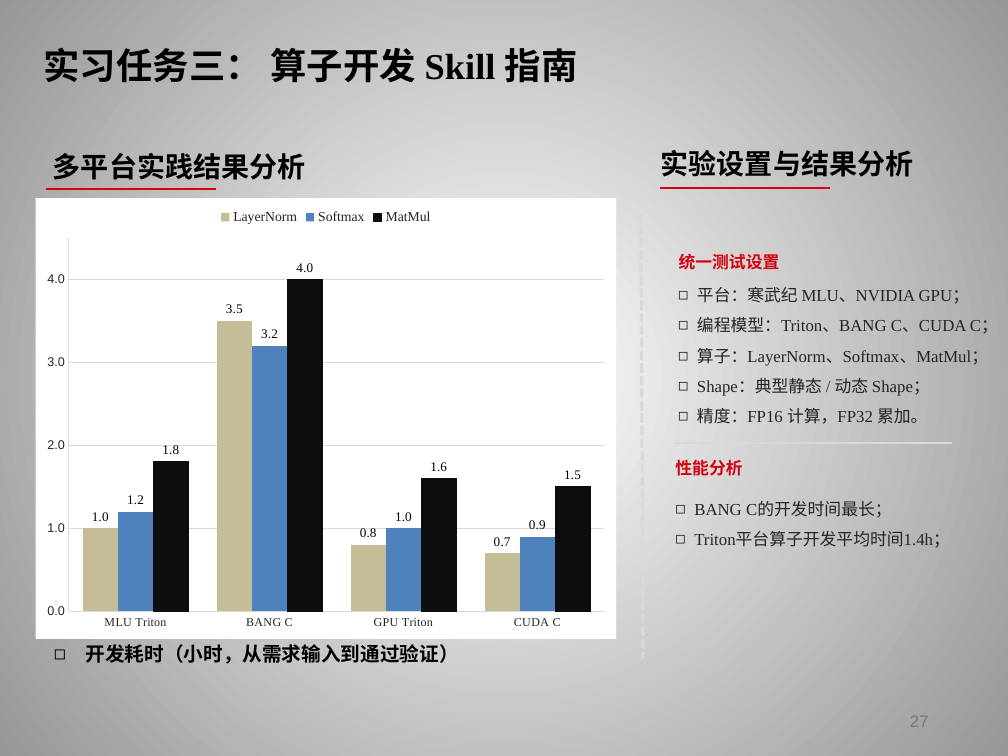
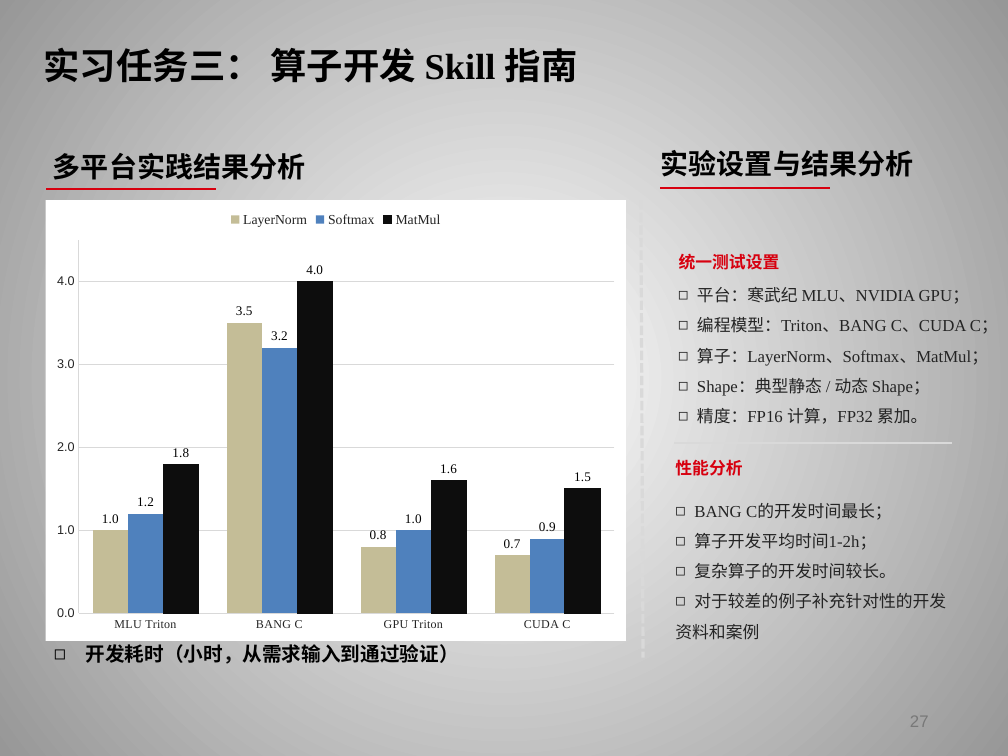
Before and after one commit to huohuomiao/ScriptWhisper, a slide deck: slide 27 of 霍子昂实习总结.pptx. Drawn at 1008x756 pixels with LibreOffice and Linux fonts; fonts in the diff are those of the drawing; background and template pictures are left out. Boxes give left, top, right and bottom in pixels: in the first picture for what was removed or moved away, otherwise in the second. Text is boxed around its words. In the diff, an @@ line names an element or a change of style, - is before the commit and + after.

```diff
--- a/霍子昂实习总结.pptx
+++ b/霍子昂实习总结.pptx
@@ column chart at bbox=[45, 201, 626, 641] @@
@@ background changed @@
@@ column chart: place and size @@
-column chart at bbox=[35, 198, 616, 638]
+column chart at bbox=[45, 201, 626, 641]
@@ text "BANG C的开发时间最长；": place and size @@
-text "BANG C的开发时间最长；" at bbox=[694, 501, 950, 548]
+text "BANG C的开发时间最长；" at bbox=[675, 503, 946, 640]
@@ text at bbox=[675, 533, 946, 640]: text changed @@
-◻ Triton平台算子开发平均时间1.4h；
+◻ 算子开发平均时间1-2h；
+◻ 复杂算子的开发时间较长。
+◻ 对于较差的例子补充针对性的开发
+资料和案例
```
Also in this commit, not shown: 23 other slides changed, 2 slides added, 2 slides removed.
